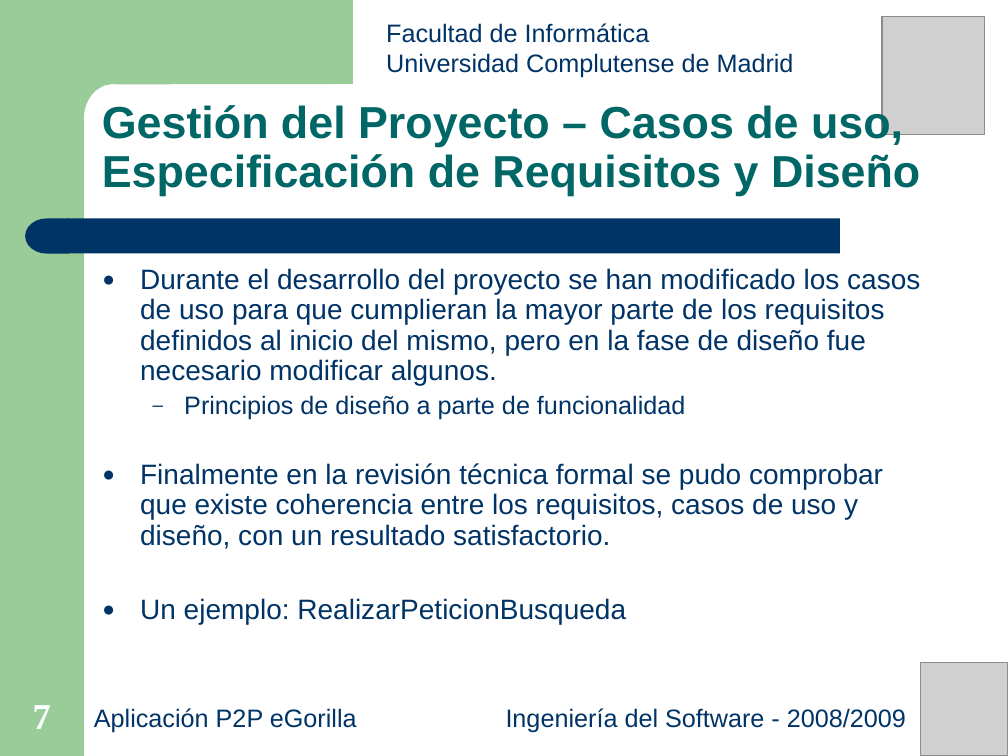
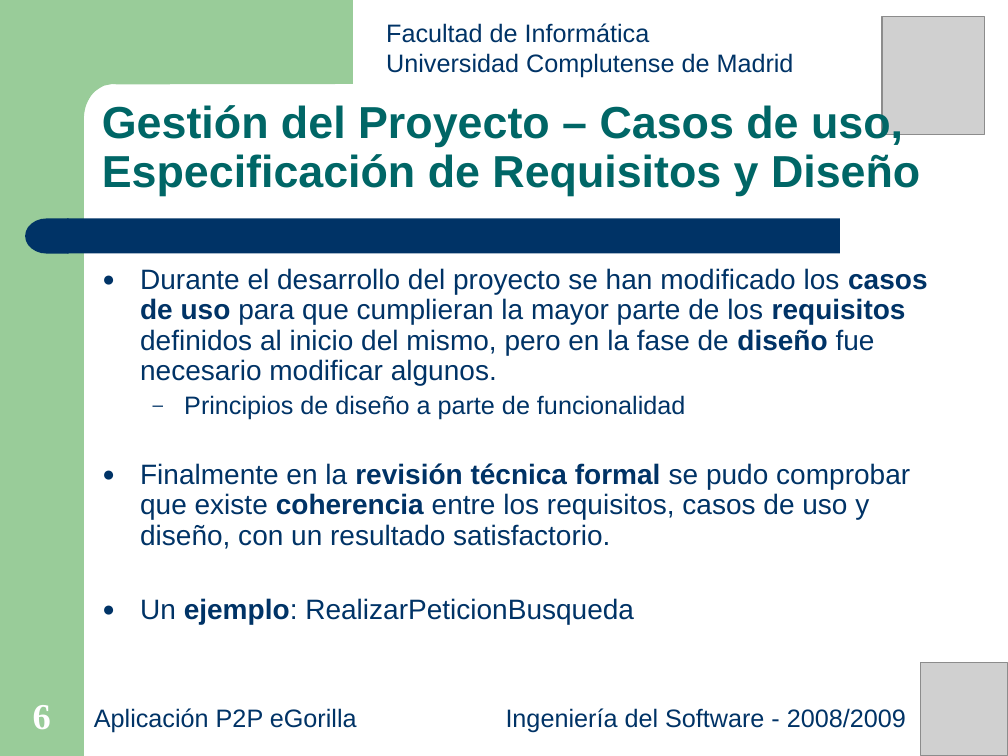
Before and after one commit to munsuri/egorilla, a slide deck: slide 6 of doc/presentaciones/Presentacion_27-05-2009.ppt (slide 7 before the commit). Drawn at 1008x756 pixels with LibreOffice and Linux fonts; fonts in the diff are those of the drawing; grey boxes stand for pictures. Boxes give left, top, right and bottom in pixels: in the first picture for what was removed or moved away, otherwise in the second. Text is boxed around its words. In the diff, an @@ line names an element or a change of style, - is before the commit and + after.

```diff
--- a/doc/presentaciones/Presentacion_27-05-2009.ppt
+++ b/doc/presentaciones/Presentacion_27-05-2009.ppt
@@ text at [140, 268, 927, 624]: bold on in "casos de uso requisitos diseño", "revisión técnica formal coherencia", "ejemplo:" @@
@@ page number at [33, 705, 51, 729]: text changed @@
-7
+6
```
Also in this commit, not shown: 2 other slides changed, 1 slide removed.
